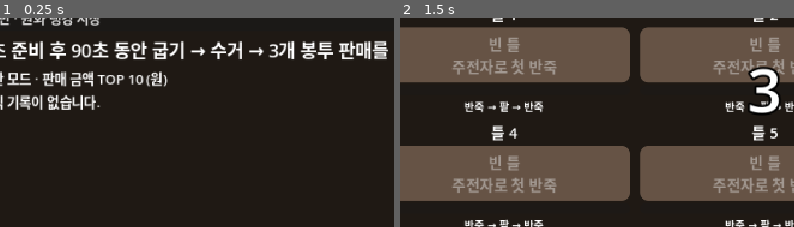
Above: before the commit, frames 1-2 (left to right).
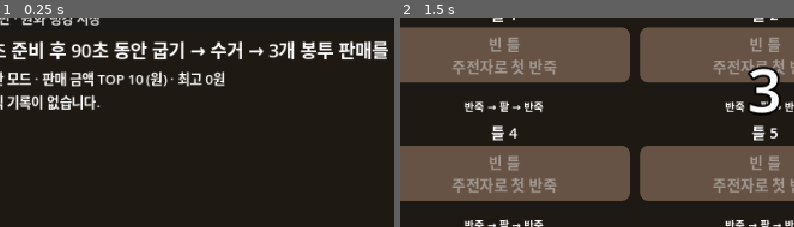
Above: after the commit, the same moments.

Repository: yeram109/bungeoppang-tycoon
Game: Godot game, scene res://scenes/main.tscn
The game is run twice, just before and just after one commit, with the same random seed, the same clock (stepped at 60 frames per second) and the same inputs.
Inputs (mouse positions are % of the whole screen's width and height, from its top left):
- Up to frame 1 (0.25 s): no input
- Up to frame 2 (1.5 s): click (52, 25) at 0.52 s; type "12" at 0.6 s; click "게임 시작" at 1.25 s
The pictures show only the part of the screen within x 4-54%, y 33-83%; the shares and areas given below are measured in that part.

The runs differ from the first frame. In frame 1, 0.5% of the frame differs, in the area x 43-58%, y 25-34%; in frame 2, nothing differs.

Commit message:
feat: persist separate leaderboards for each difficulty

Diff:
--- a/scripts/main.gd
+++ b/scripts/main.gd
@@ -3,7 +3,12 @@
 const MoldScene = preload("res://scenes/cooking_mold.tscn")
 const RankingStore = preload("res://scripts/ranking_store.gd")
 var ranking_path := "user://rankings.json"
+# Empty override derives a sibling path, so tests overriding ranking_path stay isolated.
+var easy_ranking_path := ""
+var normal_ranking: RefCounted
+var easy_ranking: RefCounted
 var ranking: RefCounted
+var ranking_title: Label
 var player_nickname := ""
 var result_recorded := false
 var preparation_label: Label
@@ -46,8 +51,11 @@
 
 
 func _ready() -> void:
-	ranking = RankingStore.new(ranking_path)
-	ranking.load_records()
+	normal_ranking = RankingStore.new(ranking_path)
+	easy_ranking = RankingStore.new(easy_ranking_path if not easy_ranking_path.is_empty() else ranking_path.get_basename() + "_easy.json")
+	normal_ranking.load_records()
+	easy_ranking.load_records()
+	ranking = normal_ranking
 	var margin := MarginContainer.new()
 	margin.set_anchors_and_offsets_preset(Control.PRESET_FULL_RECT)
 	for edge in ["left", "right", "top", "bottom"]:
@@ -94,7 +102,7 @@
 		nickname_row.add_child(edit_nickname)
 	difficulty_select = OptionButton.new()
 	difficulty_select.add_item("일반 · 원화 랭킹 저장", Mold.Difficulty.NORMAL)
-	difficulty_select.add_item("이지 · 기록 미저장", Mold.Difficulty.EASY)
+	difficulty_select.add_item("이지 · 원화 랭킹 저장", Mold.Difficulty.EASY)
 	difficulty_select.item_selected.connect(func(_index: int): _render(Time.get_ticks_usec()))
 	column.add_child(difficulty_select)
 	validation_label = Label.new()
@@ -187,7 +195,7 @@
 	leaderboard_panel = VBoxContainer.new()
 	leaderboard_panel.size_flags_vertical = Control.SIZE_EXPAND_FILL
 	column.add_child(leaderboard_panel)
-	var ranking_title := Label.new()
+	ranking_title = Label.new()
 	ranking_title.text = "일반 모드 · 판매 금액 TOP 10 (원)"
 	leaderboard_panel.add_child(ranking_title)
 	var scroll := ScrollContainer.new()
@@ -399,7 +407,7 @@
 
 func _render(now: int) -> void:
 	var mode: int = session.difficulty if has_started else difficulty_select.get_selected_id()
-	var easy: bool = mode == Mold.Difficulty.EASY
+	_use_ranking(mode)
 	var first := Mold.timing(true, mode)
 	var second := Mold.timing(false, mode)
 	help.text = "[%s] 주전자 반죽 → 주걱 팥 → 주전자 반죽 → 도구 보유 중에도 뒤집기·수거\n첫 면 5~%s초 일반 / %s초 초과~%s초 완벽 · 두 번째 면 3~%s초 일반 / %s초 초과~%s초 완벽" % [
@@ -427,8 +435,6 @@
 		var message: String = session.feedback[index] if now - session.feedback_at[index] < 1_200_000 else ""
 		mold_views[index].render(session.molds[index], index, display_time, session.running, message)
 	result_label.text = "%s 님 · 시간 종료!\n총 판매 금액 %d원 · 최고 판매 금액 %d원" % [player_nickname, session.revenue, ranking.best_score()] if ended else "3초 준비 후 90초 동안 굽기 → 수거 → 3개 봉투 판매를 진행하세요."
-	if easy:
-		result_label.text = "%s 님 · 이지 시간 종료!\n총 판매 금액 %d원" % [player_nickname, session.revenue] if ended else "이지 · 3초 준비 후 90초 플레이 · 기록은 저장하지 않습니다."
 	result_label.visible = not session.running and not session.preparing
 	preparation_label.visible = session.preparing
 	preparation_label.text = str(session.preparation_number(now)) if session.preparing else ""
@@ -457,7 +463,7 @@
 	nickname_row.visible = not has_started
 	validation_label.visible = not has_started and not validation_label.text.is_empty()
 	mold_row.visible = session.running or session.preparing
-	leaderboard_panel.visible = not session.running and not session.preparing and not easy
+	leaderboard_panel.visible = not session.running and not session.preparing
 	save_label.visible = not session.running and not session.preparing and not save_label.text.is_empty()
 	back_button.visible = ended
 
@@ -467,9 +473,7 @@
 	# Mark the attempt before writing: repeated end/frame/UI events cannot save twice.
 	_cancel_bag_drag()
 	result_recorded = true
-	if session.difficulty == Mold.Difficulty.EASY:
-		save_label.text = "이지 모드 기록 미저장"
-		return
+	_use_ranking(session.difficulty)
 	var saved: bool = ranking.add_result(player_nickname, session.revenue, int(Time.get_unix_time_from_system() * 1000))
 	save_label.text = "기록 저장 완료" if saved else "기록 저장 실패: " + ranking.last_error
 	_refresh_rankings()
@@ -482,7 +486,17 @@
 	save_label.text = ""
 	_render(Time.get_ticks_usec())
 
+func _use_ranking(mode: int) -> void:
+	var target: RefCounted = easy_ranking if mode == Mold.Difficulty.EASY else normal_ranking
+	if ranking == target:
+		return
+	ranking = target
+	save_label.text = ranking.load_message
+	_refresh_rankings()
+
 func _refresh_rankings() -> void:
+	var mode: int = Mold.Difficulty.EASY if ranking == easy_ranking else Mold.Difficulty.NORMAL
+	ranking_title.text = "%s 모드 · 판매 금액 TOP 10 (원) · 최고 %d원" % [Mold.difficulty_name(mode), ranking.best_score()]
 	for child in leaderboard_rows.get_children():
 		leaderboard_rows.remove_child(child)
 		child.queue_free()
--- /dev/null
+++ b/tests/test_difficulty_rankings.gd
@@ -0,0 +1,167 @@
+extends SceneTree
+const Store = preload("res://scripts/ranking_store.gd")
+const Mold = preload("res://scripts/cooking_mold.gd")
+const D = Mold.Difficulty
+var checks := 0
+var failures := 0
+var directory: String
+func _initialize() -> void:
+	directory = "res://.tools/test-data/difficulty-rankings-%d-%d" % [OS.get_process_id(), Time.get_ticks_usec()]
+	DirAccess.make_dir_recursive_absolute(directory)
+	call_deferred("run")
+func check(ok: bool, message: String) -> void:
+	checks += 1
+	if not ok:
+		failures += 1
+		push_error(message)
+func path_for(name: String) -> String:
+	return directory.path_join(name + ".json")
+func write(path: String, content: String) -> void:
+	var file := FileAccess.open(path, FileAccess.WRITE)
+	file.store_string(content)
+	file.close()
+func make_main(normal: String, easy: String):
+	var main = load("res://scenes/main.tscn").instantiate()
+	main.ranking_path = normal
+	main.easy_ranking_path = easy
+	root.add_child(main)
+	main.set_process(false)
+	main.nickname_input.text = "같은닉네임"
+	return main
+func select_mode(main, mode: int) -> void:
+	main.difficulty_select.select(mode)
+	main.difficulty_select.item_selected.emit(mode)
+func finish(main, revenue: int = 0) -> void:
+	main.session.advance(main.session.started_at)
+	main.session.revenue = revenue
+	main.session.advance(main.session.started_at + main.Session.DURATION_USEC)
+	main._finish_if_needed()
+	main._render(main.session.started_at + main.Session.DURATION_USEC)
+func run() -> void:
+	await test_sorting_and_views()
+	await test_round_routing()
+	for broken_mode in [D.NORMAL, D.EASY]:
+		for problem in ["missing", "corrupt", "structure", "read", "write", "replace", "path"]:
+			await test_isolation(broken_mode, problem)
+	print("G005-B TESTS: %d checks, %d failures" % [checks, failures])
+	quit(1 if failures else 0)
+func test_sorting_and_views() -> void:
+	var paths := [path_for("sort-normal"), path_for("sort-easy")]
+	var stores := [Store.new(paths[0]), Store.new(paths[1])]
+	for mode in [D.NORMAL, D.EASY]:
+		var s = stores[mode]
+		s.load_records()
+		check(s.records.is_empty() and not FileAccess.file_exists(paths[mode]), "missing file starts empty without creating it")
+		for sample in [[0, 1], [1000, 20], [1000, 10], [1000, 10]]:
+			check(s.add_result("같은닉네임", sample[0], sample[1]), "same nickname individual results including zero")
+		check(s.records.size() == 4 and s.records[3].score == 0, "zero round retained independently")
+		check(s.records[0].order == 2 and s.records[1].order == 3 and s.records[2].order == 1, "ties use earlier time then stable order")
+		for i in range(11):
+			check(s.add_result("가나다라마바사아자차카타", 2000 + i * 100 + mode * 10000, 100 + i), "fill separate top tens")
+		check(s.records.size() == 10 and s.best_score() == 3000 + mode * 10000, "each top ten and best independent")
+		for i in range(9):
+			check(s.records[i].score >= s.records[i + 1].score, "descending score")
+	var bytes := [FileAccess.get_file_as_string(paths[0]), FileAccess.get_file_as_string(paths[1])]
+	var main = make_main(paths[0], paths[1])
+	await process_frame
+	for mode in [D.NORMAL, D.EASY, D.NORMAL, D.EASY]:
+		select_mode(main, mode)
+		await process_frame
+		check(main.ranking.records == stores[mode].records and main.leaderboard_rows.get_child_count() == 10, "selection shows only that mode's ten rows")
+		check(main.ranking_title.text.begins_with(Mold.difficulty_name(mode)) and main.ranking_title.text.contains(str(3000 + mode * 10000)), "title includes selected mode and best")
+		check(main.leaderboard_rows.get_child(0).text.contains(str(3000 + mode * 10000)), "top row uses selected score")
+		check(main.get_global_rect().encloses(main.action_button.get_global_rect()), "ten long names fit start screen")
+	check(FileAccess.get_file_as_string(paths[0]) == bytes[0] and FileAccess.get_file_as_string(paths[1]) == bytes[1], "loading and switching never rewrite either file")
+	main.queue_free()
+	await process_frame
+func test_round_routing() -> void:
+	var normal := path_for("round-normal")
+	var easy := path_for("round-easy")
+	var original = Store.new(normal)
+	check(original.add_result("기존일반", 5200, 1), "seed unchanged normal data")
+	var normal_bytes := FileAccess.get_file_as_string(normal)
+	var main = make_main(normal, easy)
+	for mode in [D.EASY, D.NORMAL]:
+		select_mode(main, mode)
+		main.action_button.pressed.emit()
+		check(main.session.preparing and main.ranking == (main.easy_ranking if mode == D.EASY else main.normal_ranking), "start selects mode store during preparation")
+		# Hidden selector manipulation must not redirect result or retry.
+		select_mode(main, 1 - mode)
+		finish(main, 4900 if mode == D.EASY else 5300)
+		var s = main.easy_ranking if mode == D.EASY else main.normal_ranking
+		var other = main.normal_ranking if mode == D.EASY else main.easy_ranking
+		var current_bytes := FileAccess.get_file_as_string(s.path)
+		var other_bytes := FileAccess.get_file_as_string(other.path)
+		check(main.save_label.text == "기록 저장 완료" and main.ranking == s, "end stores fixed round mode regardless of selector")
+		check(main.result_label.text.contains("최고 판매 금액 %d원" % s.best_score()) and main.ranking_title.text.begins_with(Mold.difficulty_name(mode)), "result best and top ten from correct store")
+		if mode == D.EASY:
+			check(FileAccess.get_file_as_string(normal) == normal_bytes, "first easy result leaves preexisting normal bytes unchanged")
+		for i in 4:
+			main._finish_if_needed()
+			main._process(0)
+		check(FileAccess.get_file_as_string(s.path) == current_bytes and FileAccess.get_file_as_string(other.path) == other_bytes, "duplicate finish writes neither file")
+		main.action_button.pressed.emit()
+		check(main.session.difficulty == mode and main.session.preparing, "retry preserves mode")
+		finish(main)
+		check(s.records[-1].score == 0 and s.records[-1].nickname == "같은닉네임", "retry zero saved separately in same mode")
+		check(FileAccess.get_file_as_string(other.path) == other_bytes, "retry never alters other mode")
+		main.back_button.pressed.emit()
+		check(main.save_label.text.is_empty(), "lobby has no stale save success")
+	var normal_records: Array = main.normal_ranking.records.duplicate(true)
+	var easy_records: Array = main.easy_ranking.records.duplicate(true)
+	check(normal_records.size() == 3 and easy_records.size() == 2, "independent record counts")
+	check(normal_records[1] == original.records[0], "original normal record fields intact")
+	main.queue_free()
+	await process_frame
+	main = make_main(normal, easy)
+	check(main.normal_ranking.records == normal_records and main.easy_ranking.records == easy_records, "both stores restore exact records in fresh scene")
+	main.queue_free()
+	await process_frame
+func test_isolation(broken_mode: int, problem: String) -> void:
+	var paths := [path_for("%d-%s-normal" % [broken_mode, problem]), path_for("%d-%s-easy" % [broken_mode, problem])]
+	var bad_path: String = paths[broken_mode]
+	var good_path: String = paths[1 - broken_mode]
+	var good = Store.new(good_path)
+	good.add_result("정상", 1600, 1)
+	var good_bytes := FileAccess.get_file_as_string(good_path)
+	if problem in ["write", "replace"]:
+		Store.new(bad_path).add_result("보호", 1000, 1)
+		if problem == "write": DirAccess.make_dir_absolute(bad_path + ".tmp")
+		else: FileAccess.set_read_only_attribute(bad_path, true)
+	elif problem == "corrupt": write(bad_path, "{broken")
+	elif problem == "structure": write(bad_path, '{"version":2,"records":"wrong"}')
+	elif problem == "read": DirAccess.make_dir_absolute(bad_path)
+	elif problem == "path":
+		paths[broken_mode] = directory.path_join("absent-%d/sub/rankings.json" % broken_mode)
+		bad_path = paths[broken_mode]
+	var bad_bytes := FileAccess.get_file_as_string(bad_path) if FileAccess.file_exists(bad_path) else ""
+	var main = make_main(paths[0], paths[1])
+	select_mode(main, broken_mode)
+	if problem in ["corrupt", "structure", "read"]:
+		check(not main.save_label.text.is_empty(), "selected broken store reports its own load issue")
+	main.action_button.pressed.emit()
+	finish(main, 2000)
+	var fails: bool = problem in ["read", "write", "replace", "path"]
+	check(main.save_label.text.begins_with("기록 저장 실패:") if fails else main.save_label.text == "기록 저장 완료", "correct write/recovery outcome")
+	check(main.result_label.text.contains("2000원"), "result remains available even on failure")
+	check(FileAccess.get_file_as_string(good_path) == good_bytes, "bad/missing store round leaves healthy file untouched")
+	if problem in ["write", "replace"]:
+		check(FileAccess.get_file_as_string(bad_path) == bad_bytes, "failed write preserves destination bytes")
+		if problem == "write": DirAccess.remove_absolute(bad_path + ".tmp")
+		else: FileAccess.set_read_only_attribute(bad_path, false)
+	elif problem in ["corrupt", "structure", "missing"]:
+		check(JSON.parse_string(FileAccess.get_file_as_string(bad_path)).records[0].score == 2000, "missing/corrupt file recovered only in its own store")
+	main.back_button.pressed.emit()
+	select_mode(main, 1 - broken_mode)
+	check(main.save_label.text.is_empty() and main.ranking.best_score() == 1600, "healthy selection has no other mode's error")
+	main.action_button.pressed.emit()
+	finish(main, 3000)
+	check(main.save_label.text == "기록 저장 완료" and main.ranking.best_score() == 3000, "healthy mode can still save normally")
+	if problem in ["write", "replace"]:
+		main.back_button.pressed.emit()
+		select_mode(main, broken_mode)
+		main.action_button.pressed.emit()
+		finish(main, 4000)
+		check(main.save_label.text == "기록 저장 완료" and main.ranking.best_score() == 4000, "next round recovers after write problem removed")
+	main.queue_free()
+	await process_frame
--- a/tests/test_easy_mode.gd
+++ b/tests/test_easy_mode.gd
@@ -120,7 +120,7 @@
 	main.difficulty_select.item_selected.emit(mode)
 	await process_frame
 	check(main.help.text.contains("[이지]" if mode == D.EASY else "[일반]") and main.help.text.contains("5~8초" if mode == D.EASY else "5~7초"), "selection updates actual timing guide")
-	check(main.leaderboard_panel.visible == (mode == D.NORMAL), "easy does not present normal ranking as its own")
+	check(main.leaderboard_panel.visible and main.ranking_title.text.begins_with(Mold.difficulty_name(mode)), "both modes display their own ranking")
 	main.action_button.pressed.emit()
 	var started: int = main.session.started_at
 	check(main.session.difficulty == mode and main.session.preparing and not main.difficulty_select.visible, "round captures choice and hides selector")
@@ -149,8 +149,8 @@
 	main._process(0)
 	check(main.result_label.text.contains("2000원") and main.action_button.visible, "both modes show actual final revenue")
 	if mode == D.EASY:
-		check(main.save_label.text == "이지 모드 기록 미저장" and not main.leaderboard_panel.visible, "easy result clearly unsaved")
-		check(FileAccess.get_file_as_string(path) == original and main.ranking.next_order == 1 and not FileAccess.file_exists(path + ".tmp"), "easy leaves normal ranking bytes and memory unchanged")
+		check(main.save_label.text == "기록 저장 완료" and main.leaderboard_panel.visible and main.ranking.records[0].score == 2000, "easy result saved to its own ranking")
+		check(FileAccess.get_file_as_string(path) == original and main.normal_ranking.next_order == 1 and not FileAccess.file_exists(path + ".tmp"), "easy leaves normal ranking bytes and memory unchanged")
 	else:
 		check(main.save_label.text == "기록 저장 완료" and main.ranking.next_order == 2 and main.ranking.records[0].score == 2000, "normal still stores earned revenue")
 	var saved := FileAccess.get_file_as_string(path)
@@ -163,7 +163,7 @@
 	main.session.advance(main.session.started_at + Session.DURATION_USEC)
 	main._finish_if_needed()
 	if mode == D.EASY:
-		check(FileAccess.get_file_as_string(path) == original, "easy repeat zero result remains unsaved")
+		check(FileAccess.get_file_as_string(path) == original, "easy repeat zero result never changes normal ranking")
 	main.back_button.pressed.emit()
 	check(main.save_label.text.is_empty(), "lobby clears prior round save status before changing mode")
 	main.difficulty_select.select(1 - mode)
@@ -184,6 +184,6 @@
 		main.action_button.pressed.emit()
 		main.session.advance(main.session.started_at + Session.DURATION_USEC)
 		main._finish_if_needed()
-		check(not FileAccess.file_exists(path) and not FileAccess.file_exists(path + ".tmp"), "first easy game creates no ranking file")
+		check(not FileAccess.file_exists(path) and not FileAccess.file_exists(path + ".tmp"), "first easy game creates no normal ranking file")
 		main.queue_free()
 		await process_frame
Not shown, added: tests/test_difficulty_rankings.gd.uid
